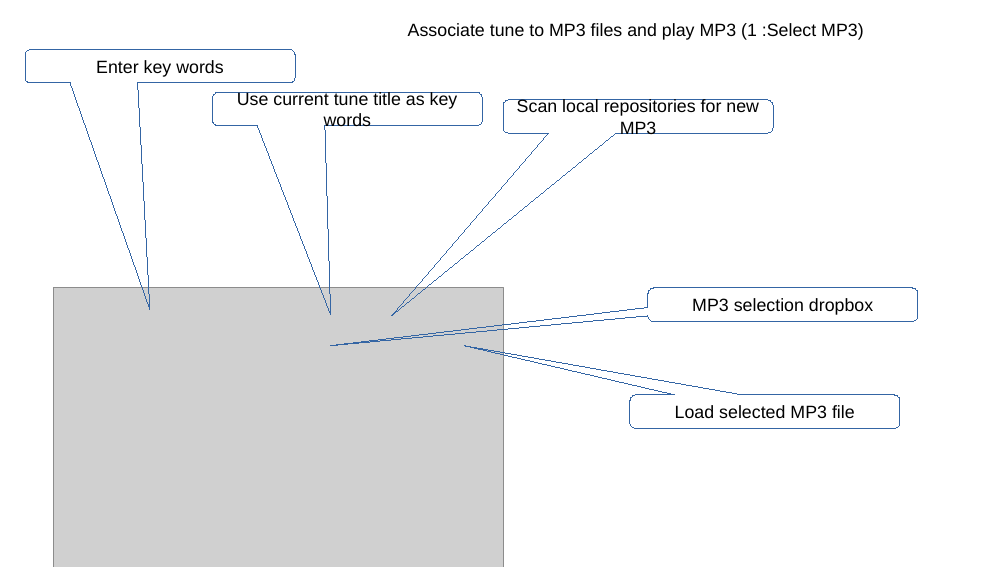
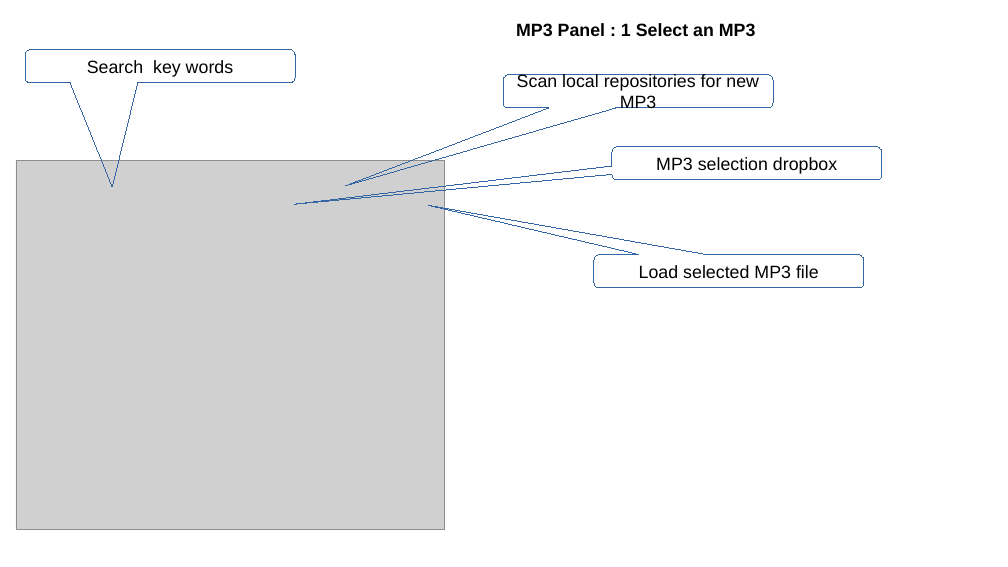
Before and after one commit to py60800/tunedb, a slide deck: slide 8 of doc/Manual.odp. Drawn at 1008x567 pixels with LibreOffice and Linux fonts; fonts in the diff are those of the drawing; grey boxes stand for pictures. Boxes give left, top, right and bottom in pixels: in the first picture for what was removed or moved away, otherwise in the second. Text is boxed around its words. In the diff, an @@ line names an element or a change of style, - is before the commit and + after.

```diff
--- a/doc/Manual.odp
+++ b/doc/Manual.odp
@@ text at (516,23,756,37): text changed; bold on @@
-Associate tune to MP3 files and play MP3 (1 :Select MP3)
+MP3 Panel : 1 Select an MP3
@@ rounded speech box "Search key words" at (26,49,295,83): proportions changed @@
@@ text in rounded speech box at (87,60,233,77): text changed @@
-Enter key words
+Search key words
@@ rounded speech box "Scan local repositories for new ...": place and size @@
-rounded speech box "Scan local repositories for new ..." at (503,100,773,134)
+rounded speech box "Scan local repositories for new ..." at (503,74,773,108)
@@ rounded speech box "Scan local repositories for new ..." at (503,74,773,108): proportions changed @@
@@ rounded speech box removed at (212,92,482,126) @@
-Use current tune title as key words
@@ rounded speech box "MP3 selection dropbox": place and size @@
-rounded speech box "MP3 selection dropbox" at (649,288,918,322)
+rounded speech box "MP3 selection dropbox" at (612,146,882,180)
@@ picture: place and size @@
-picture at (54,288,503,567)
+picture at (16,161,445,530)
@@ rounded speech box "Load selected MP3 file": place and size @@
-rounded speech box "Load selected MP3 file" at (630,395,900,429)
+rounded speech box "Load selected MP3 file" at (595,254,864,288)
```
Also in this commit, not shown: 10 other slides changed, 1 slide added, 2 slides removed, 3 other files.
